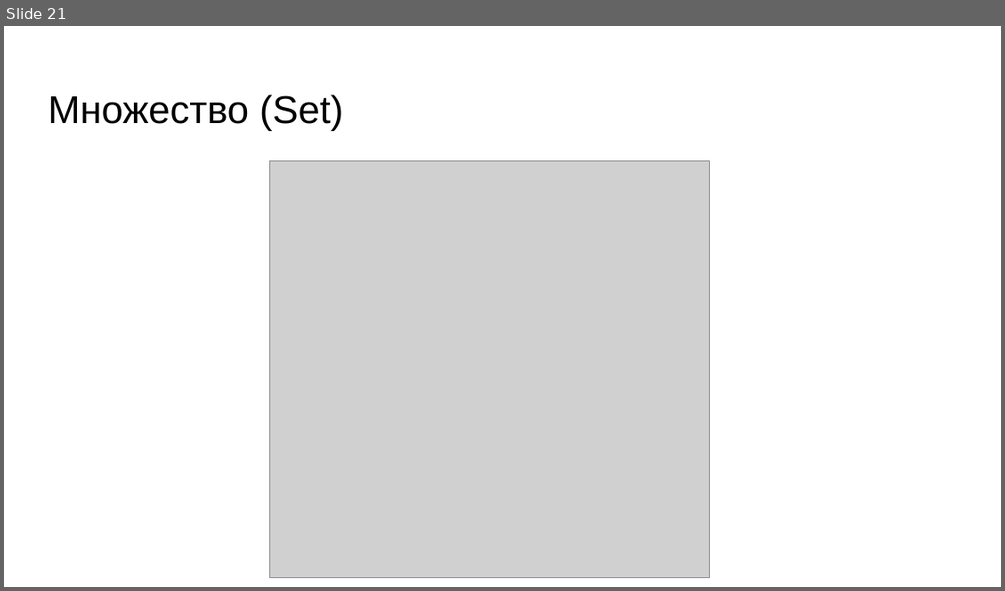
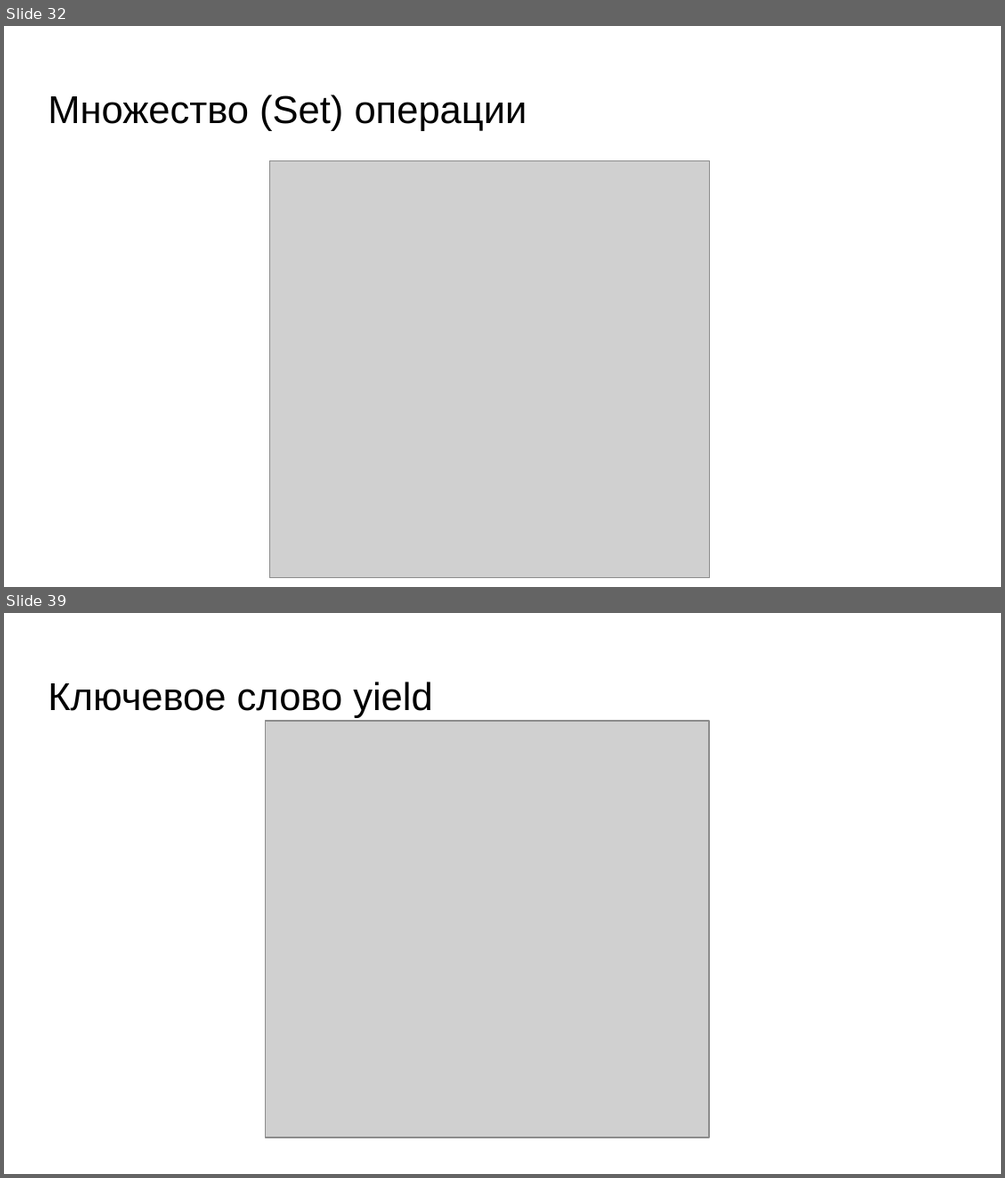
Before and after one commit to skhayrulin/python_course, a slide deck: lecture/Lecture6.pptx. Shown one above the other, each under a label of ours: slide 21 before the commit, slides 32 and 39 after it; the slides between them are not shown. The pictures are 1005x591 and 1005x1178 pixels, drawn with LibreOffice and Linux fonts; fonts in the diff are those of the drawing; grey boxes stand for pictures. Boxes give left, top, right and bottom in pixels: in the first picture for what was removed or moved away, otherwise in the second. Text is boxed around its words. In the diff, an @@ line names an element or a change of style, - is before the commit and + after.

```diff
--- a/lecture/Lecture6.pptx
+++ b/lecture/Lecture6.pptx
@@ slide 39 added at <box>4,613,1001,1174</box>, background #FFFFFF @@
@@ title added at <box>48,682,432,718</box>, 28 pt, text #000000 @@
+Ключевое слово yield
@@ picture added at <box>265,721,709,1137</box> @@
@@ what was slide 21 is now slide 32 @@
@@ slide 32 changed as well @@
@@ title at <box>48,95,527,131</box>: text changed @@
-Множество (Set)
+Множество (Set) операции
```
Also in this commit, not shown: 3 other slides changed, 20 other slides added, 1 slide removed, 1 other file.
